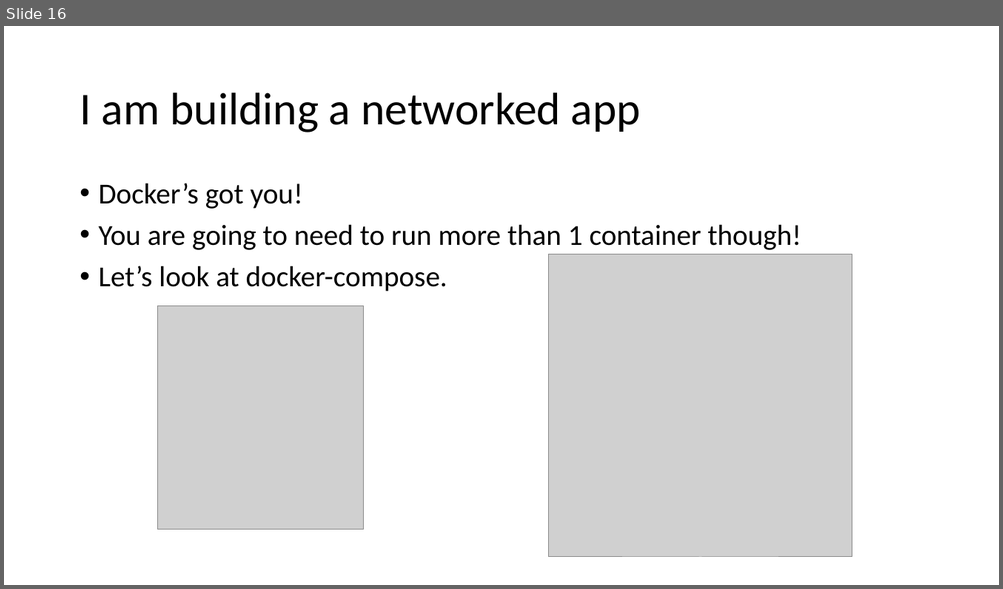
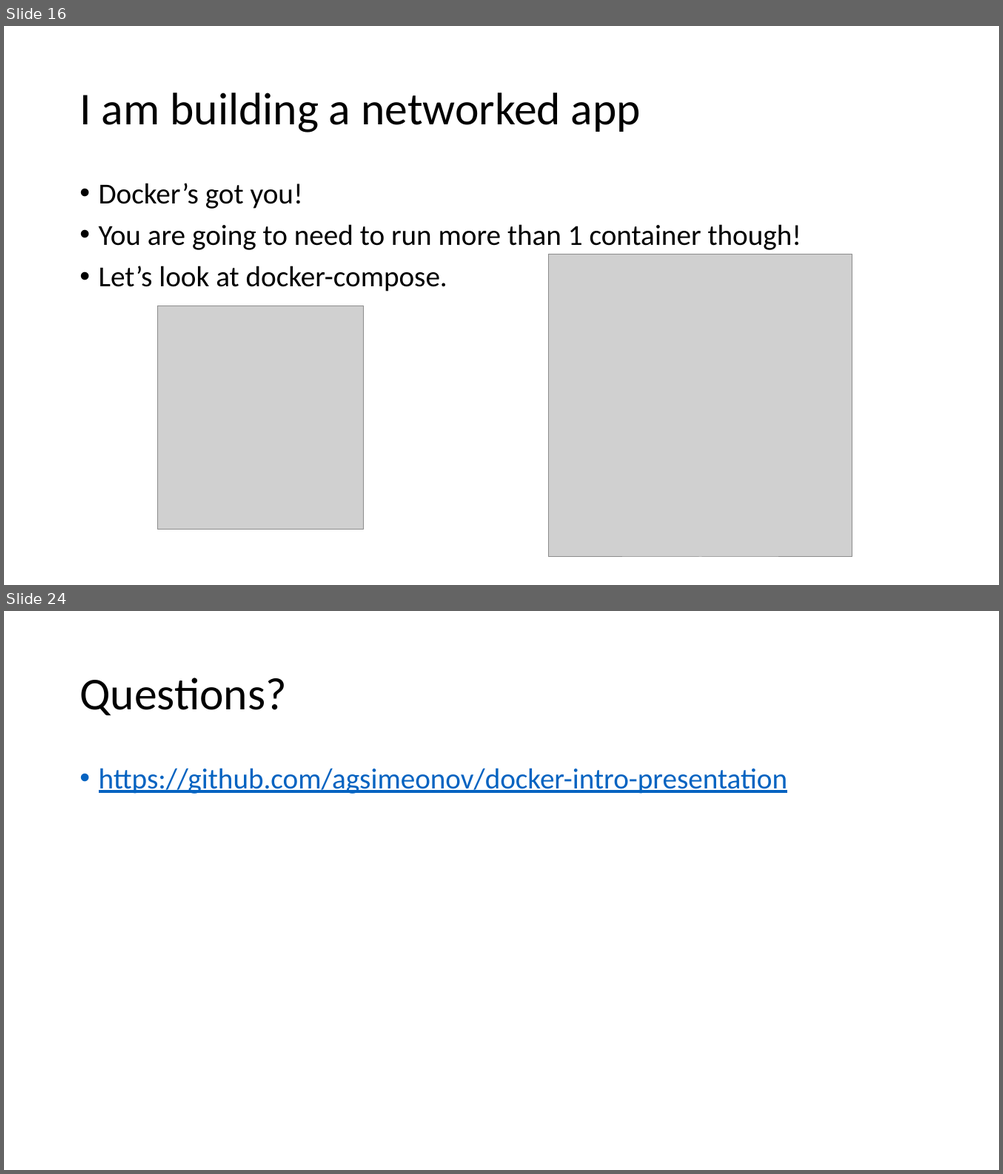
Before and after one commit to agsimeonov/docker-intro-presentation, a slide deck: docker-intro-presentation.pptx. Shown one above the other, each under a label of ours: slide 16 before the commit, slides 16 and 24 after it; the slides between them are not shown. The pictures are 1003x589 and 1003x1174 pixels, drawn with LibreOffice and Linux fonts; fonts in the diff are those of the drawing; grey boxes stand for pictures. Boxes give left, top, right and bottom in pixels: in the first picture for what was removed or moved away, otherwise in the second. Text is boxed around its words. In the diff, an @@ line names an element or a change of style, - is before the commit and + after.

```diff
--- a/docker-intro-presentation.pptx
+++ b/docker-intro-presentation.pptx
@@ slide 24 added at <box>4,611,999,1170</box>, background #FFFFFF @@
@@ title added at <box>79,678,286,715</box>, 44 pt, text #000000 @@
+Questions?
@@ text added at <box>99,768,787,794</box>, 28 pt, text #0563C1, underline @@
+• https://github.com/agsimeonov/docker-intro-presentation
```
Also in this commit, not shown: 6 slides changed, 3 other slides added, 3 slides removed, 5 other files.
